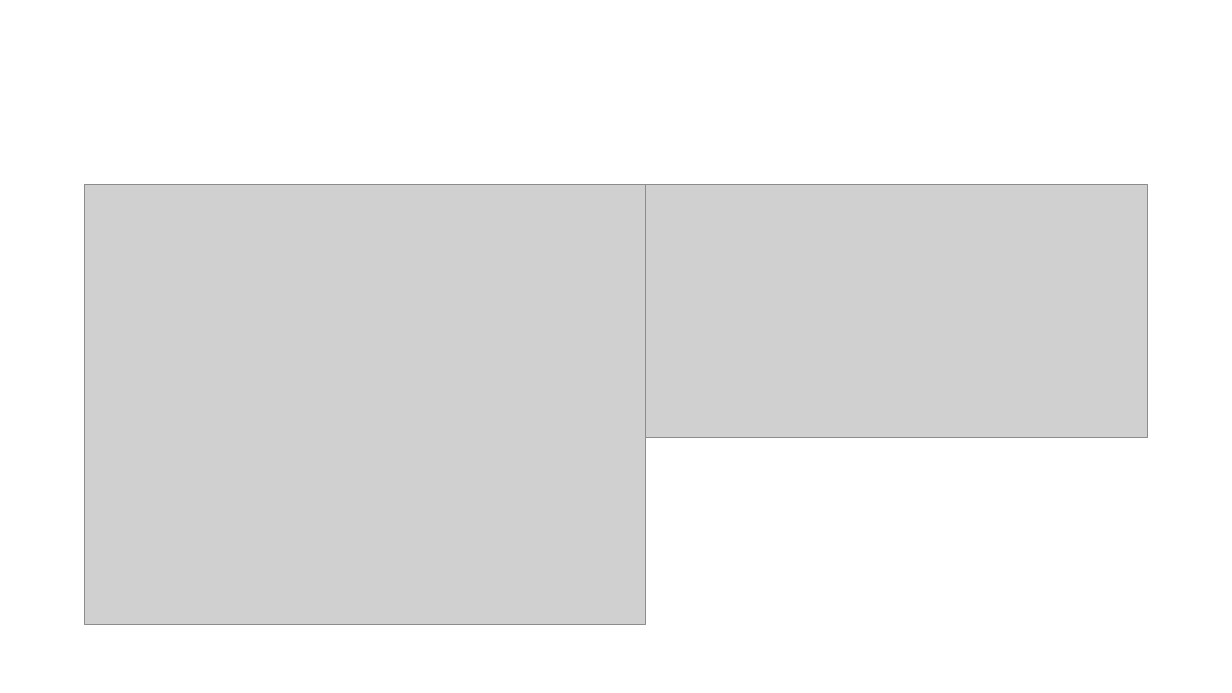
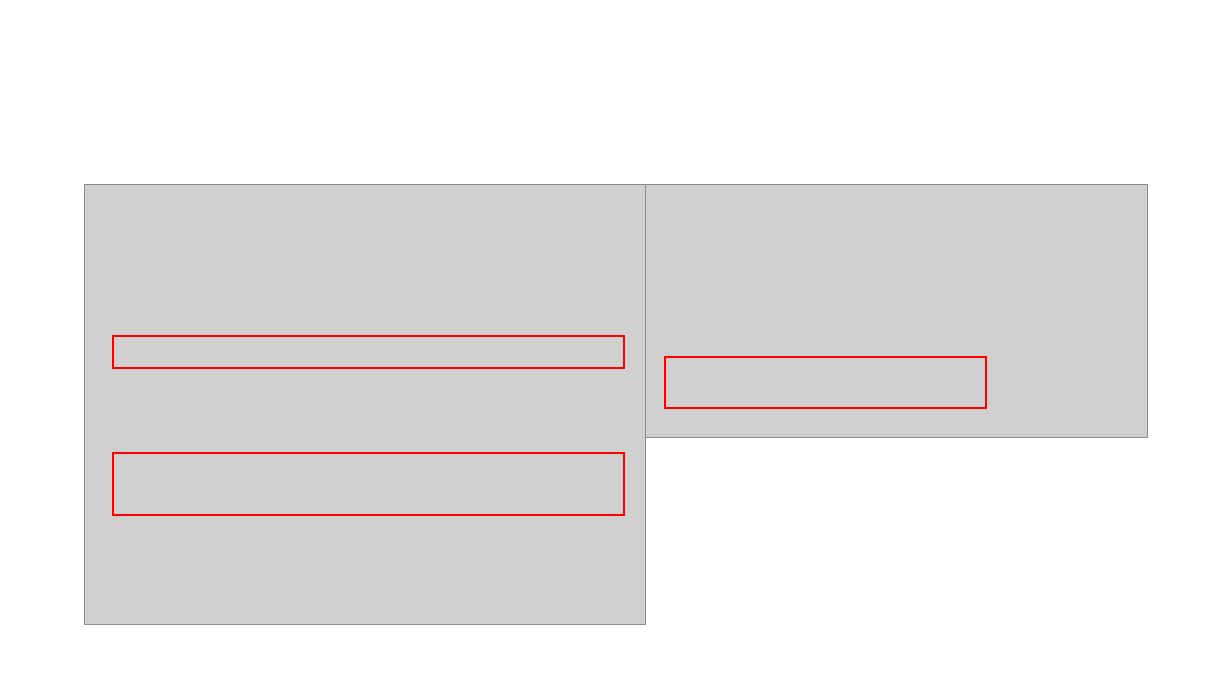
Before and after one commit to 92-seok/wooboWEB-NextJS-migration-, a slide deck: slide 4 of doc/개발환경_설치매뉴얼(MariaDB).pptx. Drawn at 1232x693 pixels with LibreOffice and Linux fonts; fonts in the diff are those of the drawing; grey boxes stand for pictures. Boxes give left, top, right and bottom in pixels: in the first picture for what was removed or moved away, otherwise in the second. Text is boxed around its words. In the diff, an @@ line names an element or a change of style, - is before the commit and + after.

```diff
--- a/doc/개발환경_설치매뉴얼(MariaDB).pptx
+++ b/doc/개발환경_설치매뉴얼(MariaDB).pptx
@@ rectangle added at (x1=113, y1=335, x2=624, y2=368), outline #FF0000 1.5 pt @@
@@ rectangle added at (x1=665, y1=357, x2=986, y2=409), outline #FF0000 1.5 pt @@
@@ rectangle added at (x1=113, y1=453, x2=624, y2=515), outline #FF0000 1.5 pt @@
```
Also in this commit, not shown: 3 other files.
